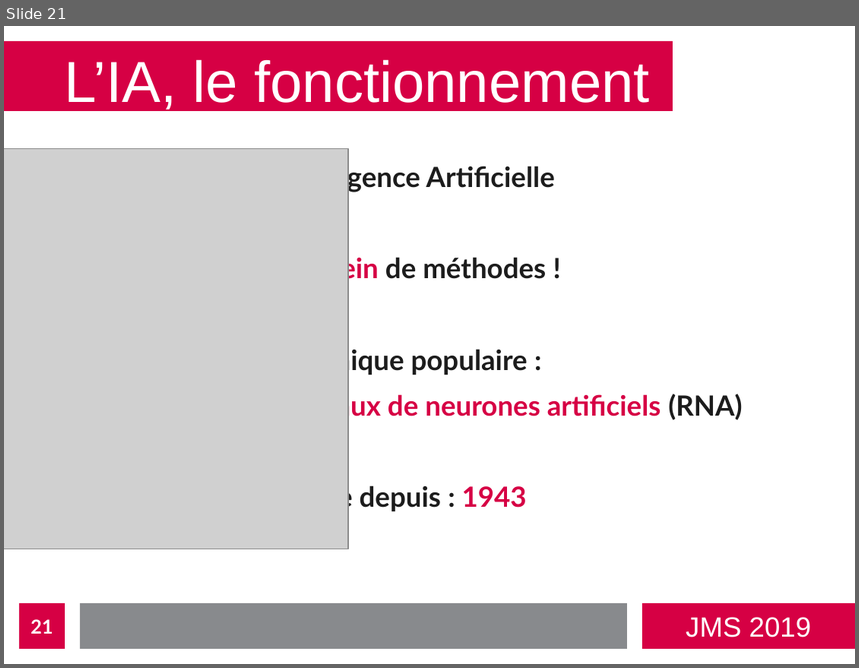
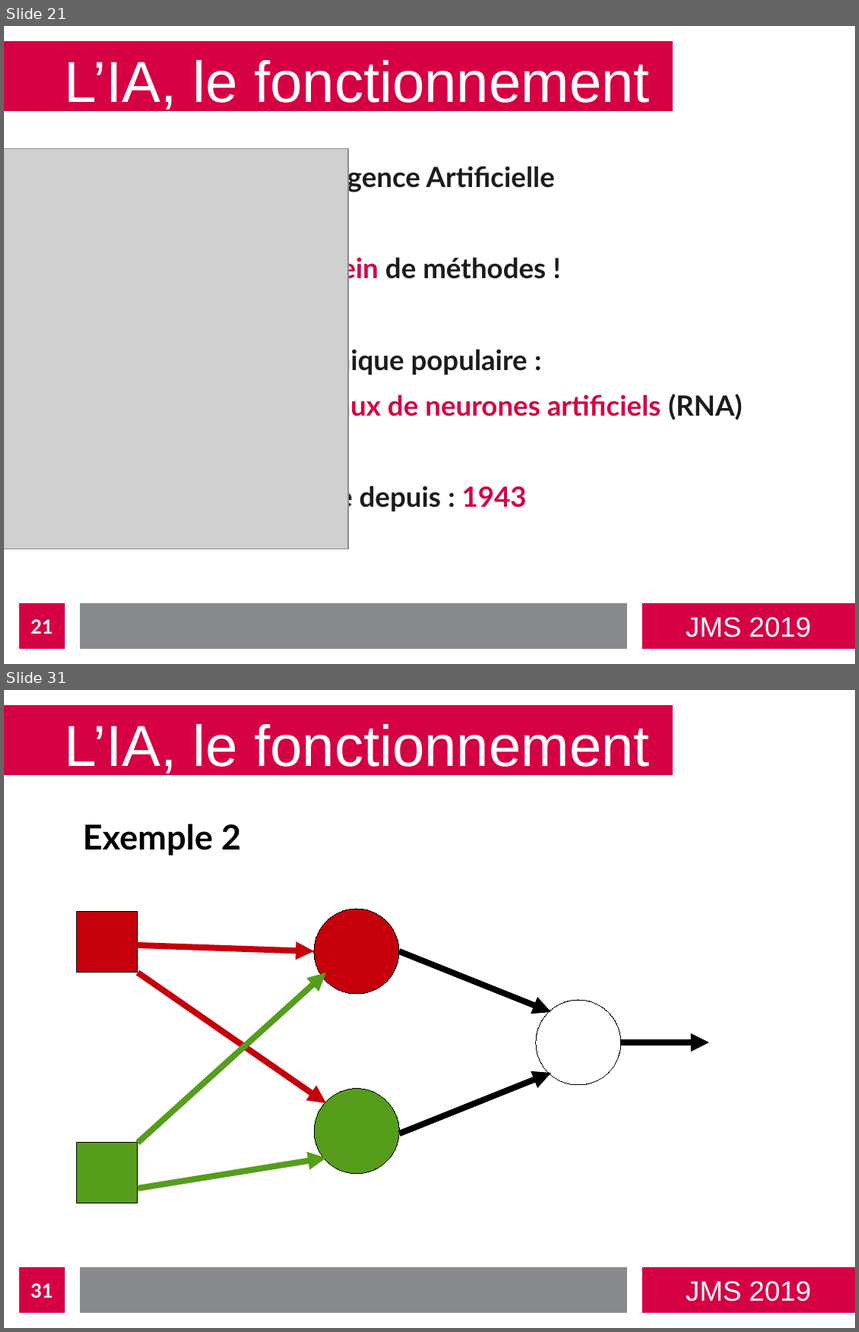
Before and after one commit to bastienvanderplaetse/JMS-2019, a slide deck: presentation.odp. Shown one above the other, each under a label of ours: slide 21 before the commit, slides 21 and 31 after it; the slides between them are not shown. The pictures are 859x668 and 859x1332 pixels, drawn with LibreOffice and Linux fonts; fonts in the diff are those of the drawing; grey boxes stand for pictures. Boxes give left, top, right and bottom in pixels: in the first picture for what was removed or moved away, otherwise in the second. Text is boxed around its words. In the diff, an @@ line names an element or a change of style, - is before the commit and + after.

Commit message:
Exemple RNA

```diff
--- a/presentation.odp
+++ b/presentation.odp
@@ slide 31 added at <box>4,690,855,1328</box>, background #FFFFFF; not listed: 4 template elements that a slide beside it also shows @@
@@ title added at <box>65,723,650,777</box>, 54 pt, text #FFFFFF @@
+L’IA, le fonctionnement
@@ text added at <box>83,824,241,856</box>, 32 pt, text #000000, bold @@
+Exemple 2
@@ rectangle added at <box>77,912,138,973</box>, fill #C5000B, outline #000000 0 pt @@
@@ ellipse added at <box>315,909,399,993</box>, fill #C5000B, outline #000000 0 pt @@
@@ arrow added from (138, 945) to (315, 952), #C5000B 5.67 pt @@
@@ arrow added from (399, 952) to (552, 1012), #000000 5.67 pt @@
@@ arrow added from (138, 973) to (326, 1103), #C5000B 5.67 pt @@
@@ arrow added from (138, 1144) to (326, 973), #579D1C 5.67 pt @@
@@ ellipse added at <box>536,1001,621,1085</box>, fill #FFFFFF, outline #000000 0 pt @@
@@ arrow added from (621, 1043) to (709, 1043), #000000 5.67 pt @@
@@ arrow added from (399, 1134) to (552, 1073), #000000 5.67 pt @@
@@ ellipse added at <box>315,1088,399,1173</box>, fill #579D1C, outline #000000 0 pt @@
@@ rectangle added at <box>77,1144,138,1205</box>, fill #579D1C, outline #000000 0 pt @@
@@ arrow added from (138, 1189) to (326, 1158), #579D1C 5.67 pt @@
@@ page number added at <box>19,1268,65,1313</box>, fill #D60044, 18 pt, text #FFFFFF, bold @@
+31
```
Also in this commit, not shown: 1 slide changed, 11 other slides added, 2 other files.
